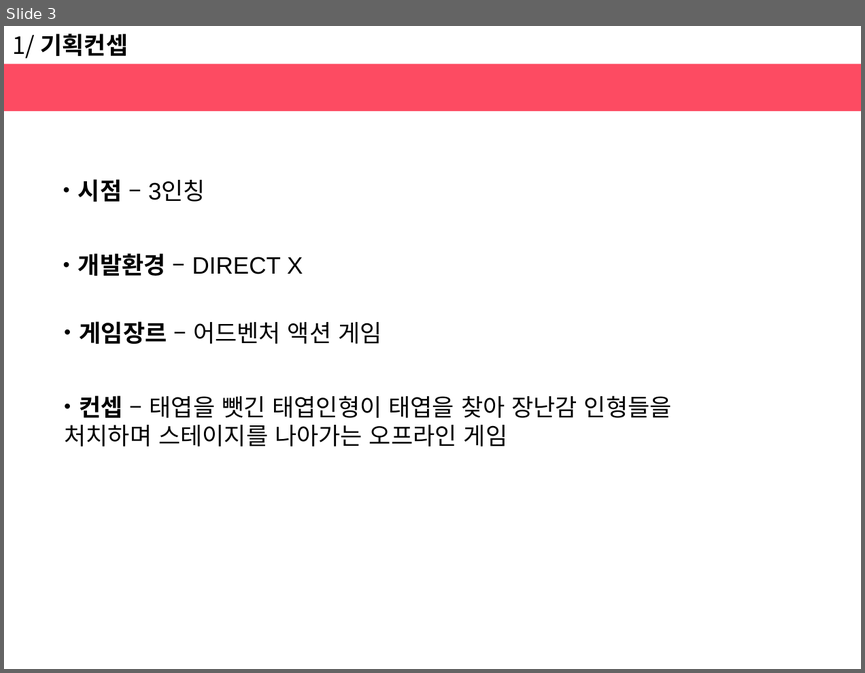
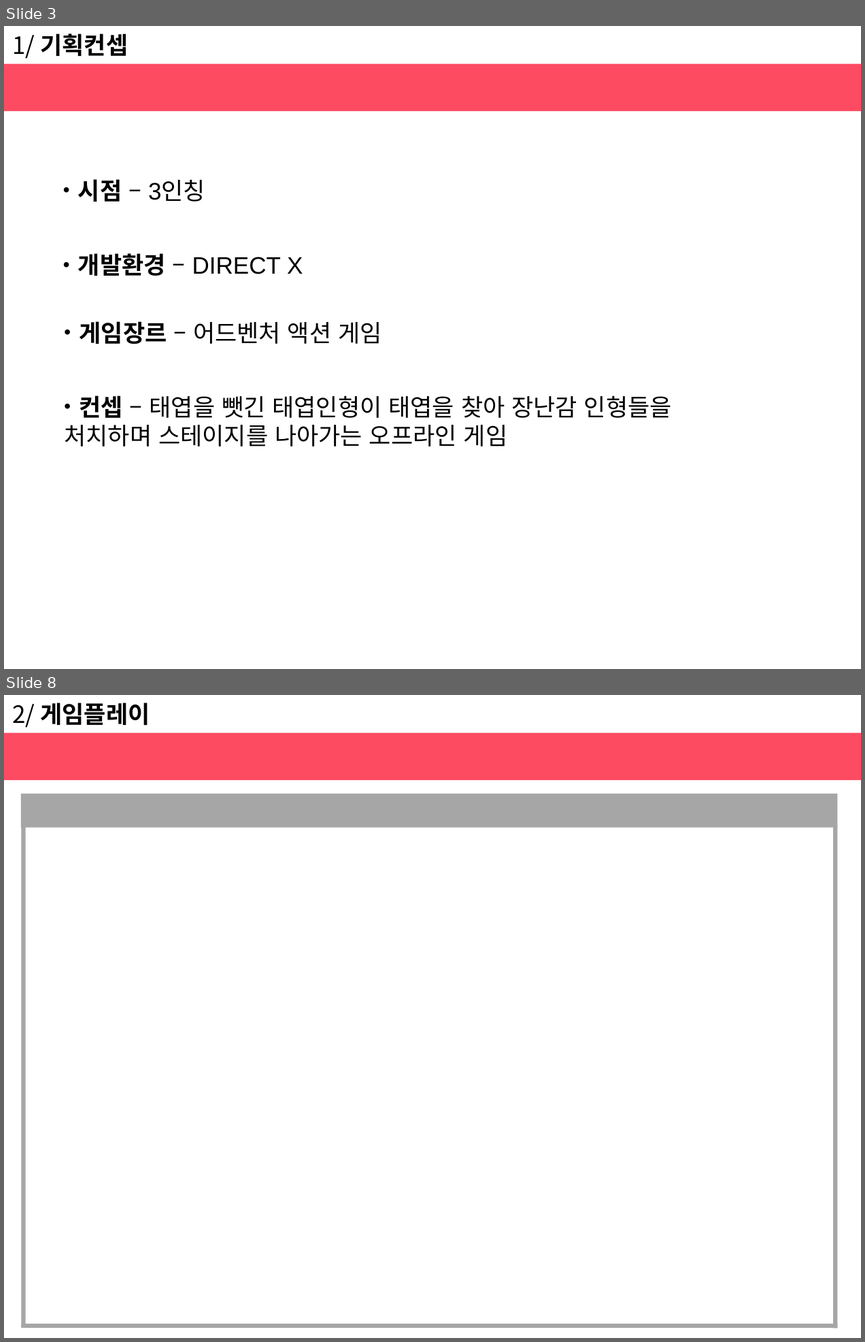
Before and after one commit to haeunjung/Team_Project, a slide deck: 기획문서/게임 제안서.pptx. Shown one above the other, each under a label of ours: slide 3 before the commit, slides 3 and 8 after it; the slides between them are not shown. The pictures are 865x673 and 865x1342 pixels, drawn with LibreOffice and Linux fonts; fonts in the diff are those of the drawing. Boxes give left, top, right and bottom in pixels: in the first picture for what was removed or moved away, otherwise in the second. Text is boxed around its words. In the diff, an @@ line names an element or a change of style, - is before the commit and + after.

```diff
--- a/기획문서/게임 제안서.pptx
+++ b/기획문서/게임 제안서.pptx
@@ slide 8 added at bbox=[4, 695, 861, 1338], background #FFFFFF @@
@@ text added at bbox=[12, 702, 150, 728], 20 pt, text #000000, bold @@
+2/ 게임플레이
@@ rectangle added at bbox=[4, 732, 861, 780], fill #FD4B62 @@
@@ rectangle added at bbox=[21, 794, 838, 827], fill #A6A6A6 @@
@@ rectangle added at bbox=[21, 824, 26, 1327], fill #A6A6A6 @@
@@ rectangle added at bbox=[832, 826, 837, 1327], fill #A6A6A6 @@
@@ rectangle added at bbox=[21, 1323, 837, 1327], fill #A6A6A6 @@
```
Also in this commit, not shown: 3 slides changed, 2 other slides added, 2 slides removed.
